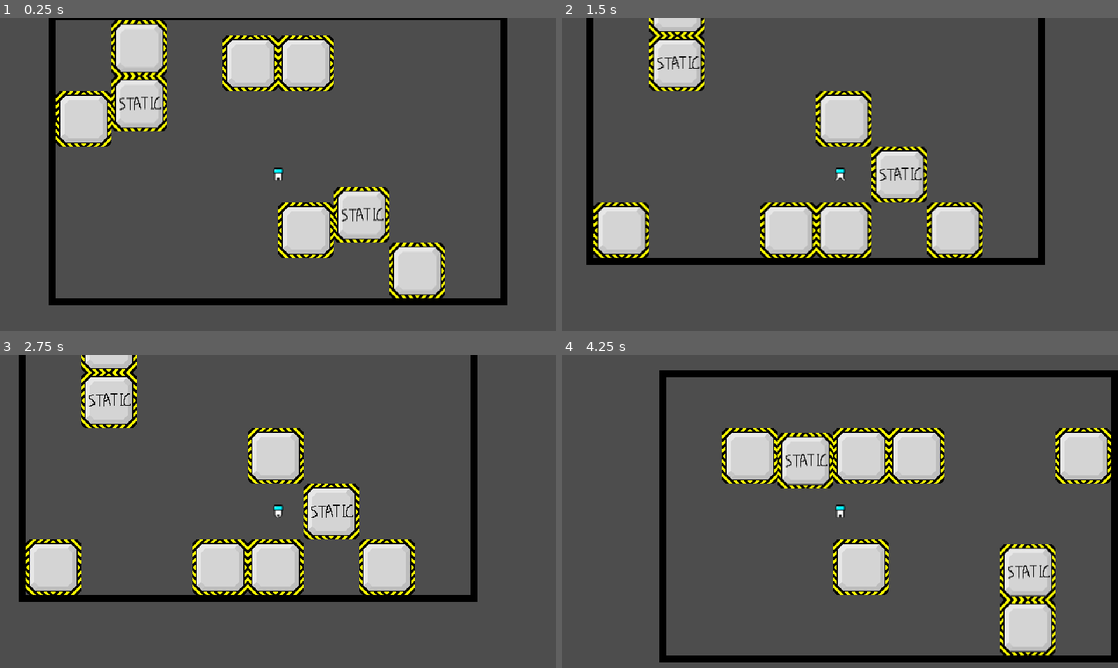
Above: before the commit, frames 1-4 (two rows, left to right).
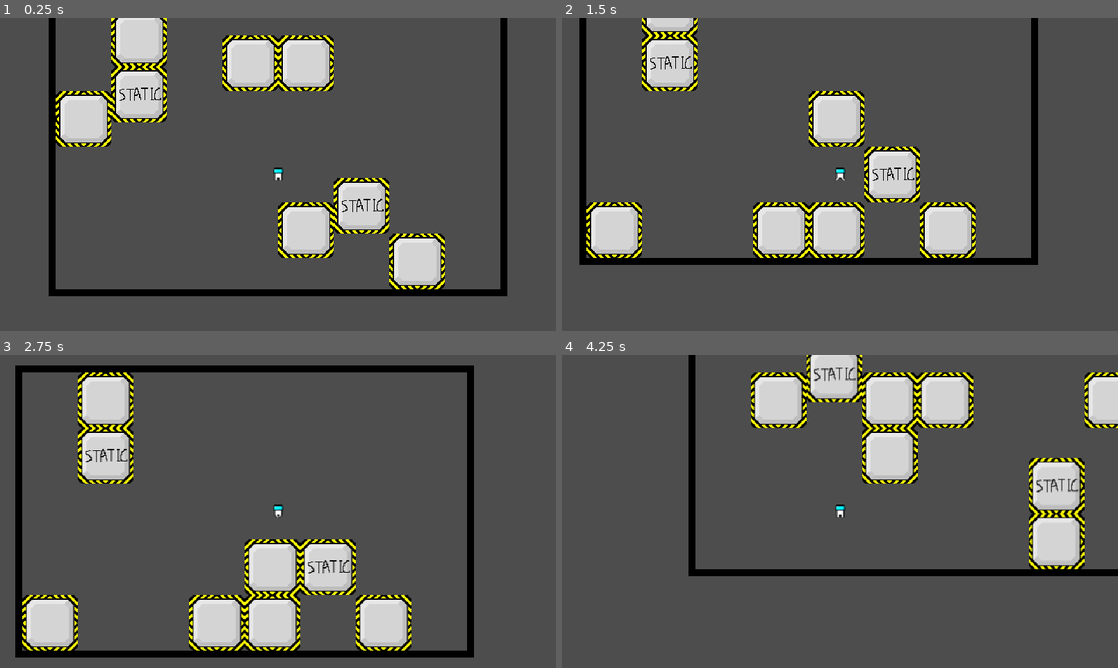
Above: after the commit, the same moments.

Repository: wojtekmal/escape-blocks
Game: Godot game, scene res://Levels/LevelTemplate.tscn
Two runs of this game, one before a commit and one after it. Both use one fixed random seed, a clock stepped at 60 frames per second and the inputs below. The project has no main scene, so this scene is started directly.
Inputs:
- Up to frame 1 (0.25 s): no input
- Up to frame 2 (1.5 s): hold D (move_right) 0.53-1.28 s; hold W (jump) 0.53-1.28 s; hold A (move_left) from 1.28 s (still down); tap W (jump) at 1.35 s
- Up to frame 3 (2.75 s): tap W (jump) at 1.52, 1.82 s; release A (move_left) at 2.03 s; hold D (move_right) from 2.03 s (still down); hold W (jump) from 2.03 s (still down)
- Up to frame 4 (4.25 s): release D (move_right) at 2.78 s; release W (jump) at 2.78 s; hold Up (gravity_up) 2.78-3.53 s; tap W (jump) at 2.85, 3.02, 3.32 s; hold A (move_left) from 3.53 s (still down); hold W (jump) from 3.53 s (still down)

The runs differ from the first frame. In frame 1, 7.5% of the frame differs, in the area x 8-92%, y 0-92%; in frame 2, 9.3%; in frame 3, 27%; in frame 4, 30%, in the area x 17-100%, y 0-99%.

Commit message:
Made the player jump in a parabola shape with constant acceleration.

Diff:
--- a/engine/Actors/Player.tscn
+++ b/engine/Actors/Player.tscn
@@ -107,7 +107,6 @@
 collision_layer = 0
 collision_mask = 0
 script = ExtResource("2")
-y_speed = null
 
 [node name="CrawlingHitBox" type="CollisionShape2D" parent="."]
 visible = false
--- a/engine/Levels/LevelTemplate.gd
+++ b/engine/Levels/LevelTemplate.gd
@@ -76,7 +76,7 @@
 
 func move_block(delta, block):
 	if block.is_falling:
-		block.y_speed += 10
+		block.y_speed += 1000 * delta
 	else:
 		block.y_speed = 0
 	var delta_height = delta * block.y_speed
@@ -106,20 +106,18 @@
 
 func move_player(delta):
 	if player.is_falling:
-		player.y_speed += 10
+		player.y_speed += 1000 * delta
 	else:
 		player.y_speed = 0
-	var delta_height = delta * player.y_speed
-	var new_player_cord_y = int(player.position.y - top_wall + delta_height - 32 - 1) / 64 + 1
 	var size = $Player/StandingHitBox.shape.size
 
 	# First I move the player left/right.
 	var x_speed = 0
 
 	if Input.is_action_pressed("move_left"):
-		x_speed -= 50
+		x_speed -= 100
 	if Input.is_action_pressed("move_right"):
-		x_speed += 50
+		x_speed += 100
 
 	# The furthest to the left that the player can go.
 	var min_left = left_wall + (size.x / 2)
@@ -153,6 +151,7 @@
 	var max_height_2 = column_top_still_blocks[player_right_column] - 1
 	var max_height = min(max_height_1, max_height_2)
 	var min_pos_y = top_wall + size.y / 2
+	var speed_of_ceiling := 0
 
 	for entity in moving_entities:
 		if (entity.get_real_class() == "Player" or
@@ -161,20 +160,27 @@
 			entity.position.y > player.position.y):
 			continue
 
-		min_pos_y = max(min_pos_y, (player.position.y - size.y / 2 + entity.position.y + 32) / 2 + size.y / 2)
+		if (player.position.y - size.y / 2 + entity.position.y + 32) / 2 + size.y / 2 >= min_pos_y:
+			min_pos_y = (player.position.y - size.y / 2 + entity.position.y + 32) / 2 + size.y / 2
+			speed_of_ceiling = entity.y_speed
 
 	var rise_timer = $Player/RiseTimer
 
-	if rise_timer.is_stopped() and Input.is_action_just_pressed("jump") and !player.is_falling:
-		rise_timer.start(rise_timer.wait_time)
+	if Input.is_action_just_pressed("jump") and !player.is_falling:
+		player.y_speed = -400
+		#rise_timer.start(rise_timer.wait_time)
 
 	#print_debug(rise_timer.time_left)
-
-	if !rise_timer.is_stopped():
-		if player.position.y - delta_height <= min_pos_y:
-			rise_timer.stop()
+	var delta_height = delta * player.y_speed
+	var new_player_cord_y = int(player.position.y - top_wall + delta_height - 32 - 1) / 64 + 1
+
+	if player.y_speed < 0:
+		if player.position.y + delta_height <= min_pos_y:
+			#rise_timer.stop()
+			player.y_speed = speed_of_ceiling
 		else:
-			player.position.y -= delta_height
+			player.position.y += delta_height
+			player.is_falling = true
 			return
 
 	if player.position.y == top_wall + max_height * 64 + 32:
--- a/engine/Levels/LevelTemplate.tscn
+++ b/engine/Levels/LevelTemplate.tscn
@@ -86,6 +86,7 @@
 collision_mask = 1
 board_cords = Vector2i(3, 2)
 board_dimensions = Vector2i(8, 5)
+y_speed = 0
 
 [node name="TileMap" type="TileMap" parent="."]
 tile_set = SubResource("2")
@@ -97,37 +98,37 @@
 position = Vector2(-32, -128)
 board_cords = Vector2i(3, 0)
 board_dimensions = Vector2i(8, 5)
-y_speed = null
+y_speed = 0
 
 [node name="MovingBlock8x9" parent="." instance=ExtResource("2")]
 position = Vector2(-224, -64)
 board_cords = Vector2i(0, 1)
 board_dimensions = Vector2i(8, 5)
-y_speed = null
+y_speed = 0
 
 [node name="MovingBlock8x10" parent="." instance=ExtResource("2")]
 position = Vector2(-160, -128)
 board_cords = Vector2i(1, 0)
 board_dimensions = Vector2i(8, 5)
-y_speed = null
+y_speed = 0
 
 [node name="MovingBlock8x11" parent="." instance=ExtResource("2")]
 position = Vector2(32, 64)
 board_cords = Vector2i(4, 3)
 board_dimensions = Vector2i(8, 5)
-y_speed = null
+y_speed = 0
 
 [node name="MovingBlock8x12" parent="." instance=ExtResource("2")]
 position = Vector2(32, -128)
 board_cords = Vector2i(4, 0)
 board_dimensions = Vector2i(8, 5)
-y_speed = null
+y_speed = 0
 
 [node name="MovingBlock8x13" parent="." instance=ExtResource("2")]
 position = Vector2(160, 128)
 board_cords = Vector2i(6, 4)
 board_dimensions = Vector2i(8, 5)
-y_speed = null
+y_speed = 0
 
 [node name="StaticBlock8x8" parent="." instance=ExtResource("6_cw7oa")]
 position = Vector2(-160, -64)
--- a/engine/blocks/MovingBlock8x8.tscn
+++ b/engine/blocks/MovingBlock8x8.tscn
@@ -11,7 +11,6 @@
 collision_layer = 0
 collision_mask = 0
 script = ExtResource("2")
-y_speed = null
 
 [node name="Sprite2D" type="Sprite2D" parent="."]
 texture = ExtResource("1")
--- a/engine/blocks/StaticBlock8x8.gd
+++ b/engine/blocks/StaticBlock8x8.gd
@@ -9,7 +9,7 @@
 # Always false.
 @export var is_falling := false : set = set_is_falling
 # Doesn't actually change.
-@export var y_speed = 0
+@export var y_speed := 0
 
 # Called when the node enters the scene tree for the first time.
 func _ready():
